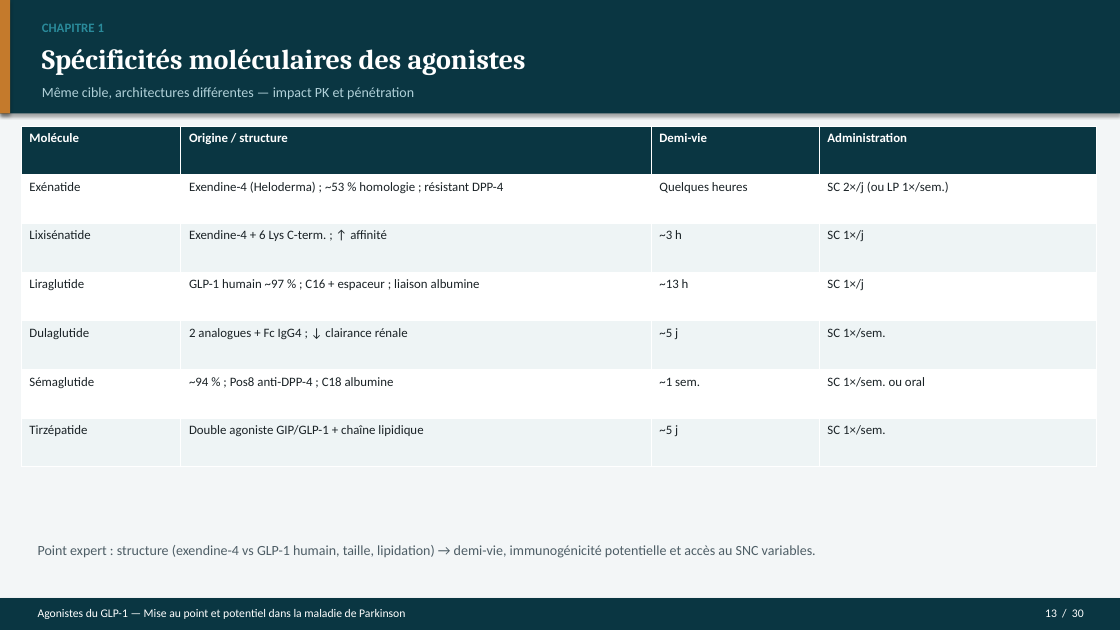
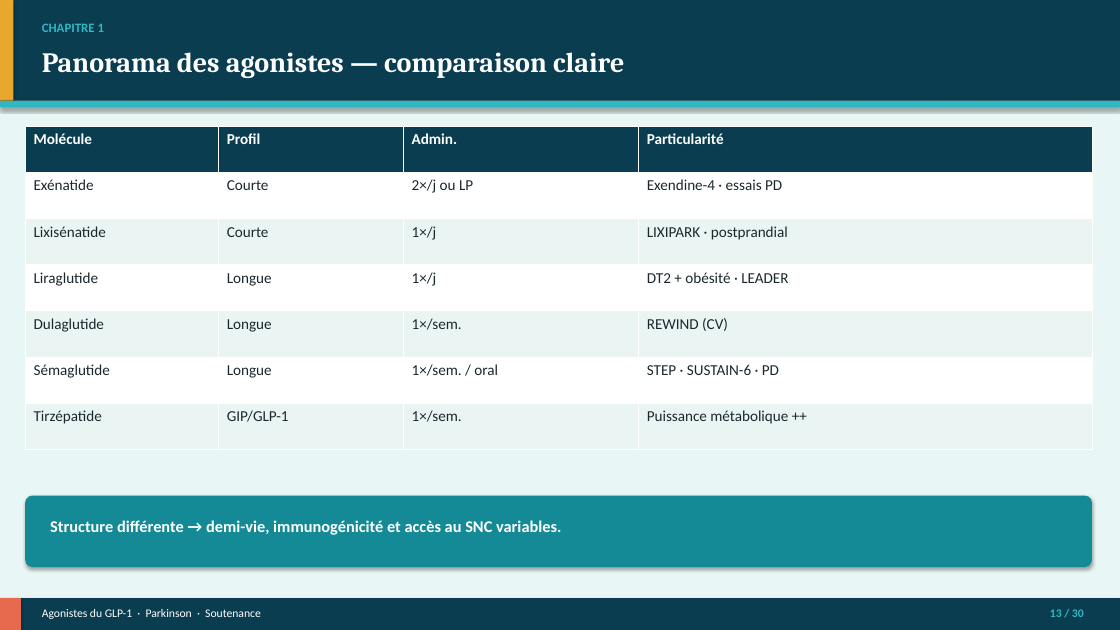
Before and after one commit to Mashtal-Platform/mashtal-platform, a slide deck: slide 13 of docs/presentation/Soutenance_GLP1_Parkinson.pptx. Drawn at 1120x630 pixels with LibreOffice and Linux fonts; fonts in the diff are those of the drawing. Boxes give left, top, right and bottom in pixels: in the first picture for what was removed or moved away, otherwise in the second. Text is boxed around its words. In the diff, an @@ line names an element or a change of style, - is before the commit and + after.

```diff
--- a/docs/presentation/Soutenance_GLP1_Parkinson.pptx
+++ b/docs/presentation/Soutenance_GLP1_Parkinson.pptx
@@ rectangle at <box>0,0,1120,630</box>: fill #F3F6F7 to #E8F7F5 @@
@@ rectangle: place and size @@
-rectangle at <box>0,0,1120,113</box>
+rectangle at <box>0,0,1120,101</box>
@@ rectangle at <box>0,0,1120,101</box>: fill #0A3642 to #0A3D4F @@
@@ rectangle: place and size @@
-rectangle at <box>0,0,10,113</box>
+rectangle at <box>0,0,13,101</box>
@@ rectangle at <box>0,0,13,101</box>: fill #C47A2C to #E8A82E @@
@@ text "CHAPITRE 1" at <box>42,23,104,32</box>: text colour #2A8A9A to #2EB8C4 @@
@@ text at <box>42,52,624,78</box>: text changed @@
-Spécificités moléculaires des agonistes
+Panorama des agonistes — comparaison claire
@@ text removed at <box>42,87,414,100</box> @@
-Même cible, architectures différentes — impact PK et pénétration
@@ rectangle added at <box>0,101,1120,108</box>, fill #2EB8C4 @@
@@ table at <box>25,126,1092,450</box> @@
-row 1: Molécule | Origine / structure | Demi-vie | Administration
+row 1: Molécule | Profil | Admin. | Particularité
-row 2: Exénatide | Exendine-4 (Heloderma) ; ~53 % homologie ; résistant DPP-4 | Quelques heures | SC 2×/j (ou LP 1×/sem.)
+row 2: Exénatide | Courte | 2×/j ou LP | Exendine-4 · essais PD
-row 3: Lixisénatide | Exendine-4 + 6 Lys C-term. ; ↑ affinité | ~3 h | SC 1×/j
+row 3: Lixisénatide | Courte | 1×/j | LIXIPARK · postprandial
-row 4: Liraglutide | GLP-1 humain ~97 % ; C16 + espaceur ; liaison albumine | ~13 h | SC 1×/j
+row 4: Liraglutide | Longue | 1×/j | DT2 + obésité · LEADER
-row 5: Dulaglutide | 2 analogues + Fc IgG4 ; ↓ clairance rénale | ~5 j | SC 1×/sem.
+row 5: Dulaglutide | Longue | 1×/sem. | REWIND (CV)
-row 6: Sémaglutide | ~94 % ; Pos8 anti-DPP-4 ; C18 albumine | ~1 sem. | SC 1×/sem. ou oral
+row 6: Sémaglutide | Longue | 1×/sem. / oral | STEP · SUSTAIN-6 · PD
-row 7: Tirzépatide | Double agoniste GIP/GLP-1 + chaîne lipidique | ~5 j | SC 1×/sem.
+row 7: Tirzépatide | GIP/GLP-1 | 1×/sem. | Puissance métabolique ++
@@ fill #0A3642 to #0A3D4F in row 1 @@
@@ fill #EEF4F5 to #EAF5F3 in 12 cells @@
@@ size 11 to 13 pt in "Molécule", "Exénatide", "Lixisénatide", "Liraglutide" and 3 more places @@
@@ text colour #1A2226 to #1A282E in "Exénatide", "Lixisénatide", "Liraglutide", "Dulaglutide" and 2 more places @@
@@ table: place and size @@
-table at <box>21,126,1096,467</box>
+table at <box>25,126,1092,450</box>
@@ rounded rectangle added at <box>25,496,1092,567</box>, fill #148A96 @@
@@ text at <box>50,520,561,535</box>: text changed; size 12 to 14 pt; text colour #4E5E66 to #FFFFFF; bold on @@
-Point expert : structure (exendine-4 vs GLP-1 humain, taille, lipidation) → demi-vie, immunogénicité potentielle et accès au SNC variables.
+Structure différente → demi-vie, immunogénicité et accès au SNC variables.
@@ rectangle at <box>0,598,1120,630</box>: fill #0A3642 to #0A3D4F @@
@@ rectangle added at <box>0,598,21,630</box>, fill #E86A4E @@
@@ text at <box>42,609,261,619</box>: text changed @@
-Agonistes du GLP-1 — Mise au point et potentiel dans la maladie de Parkinson
+Agonistes du GLP-1 · Parkinson · Soutenance
@@ text "13 / 30" at <box>1050,609,1084,617</box>: text colour #FFFFFF to #2EB8C4, bold on @@
```
Also in this commit, not shown: 27 other slides changed, 2 slides added, 2 slides removed, 9 other files.
